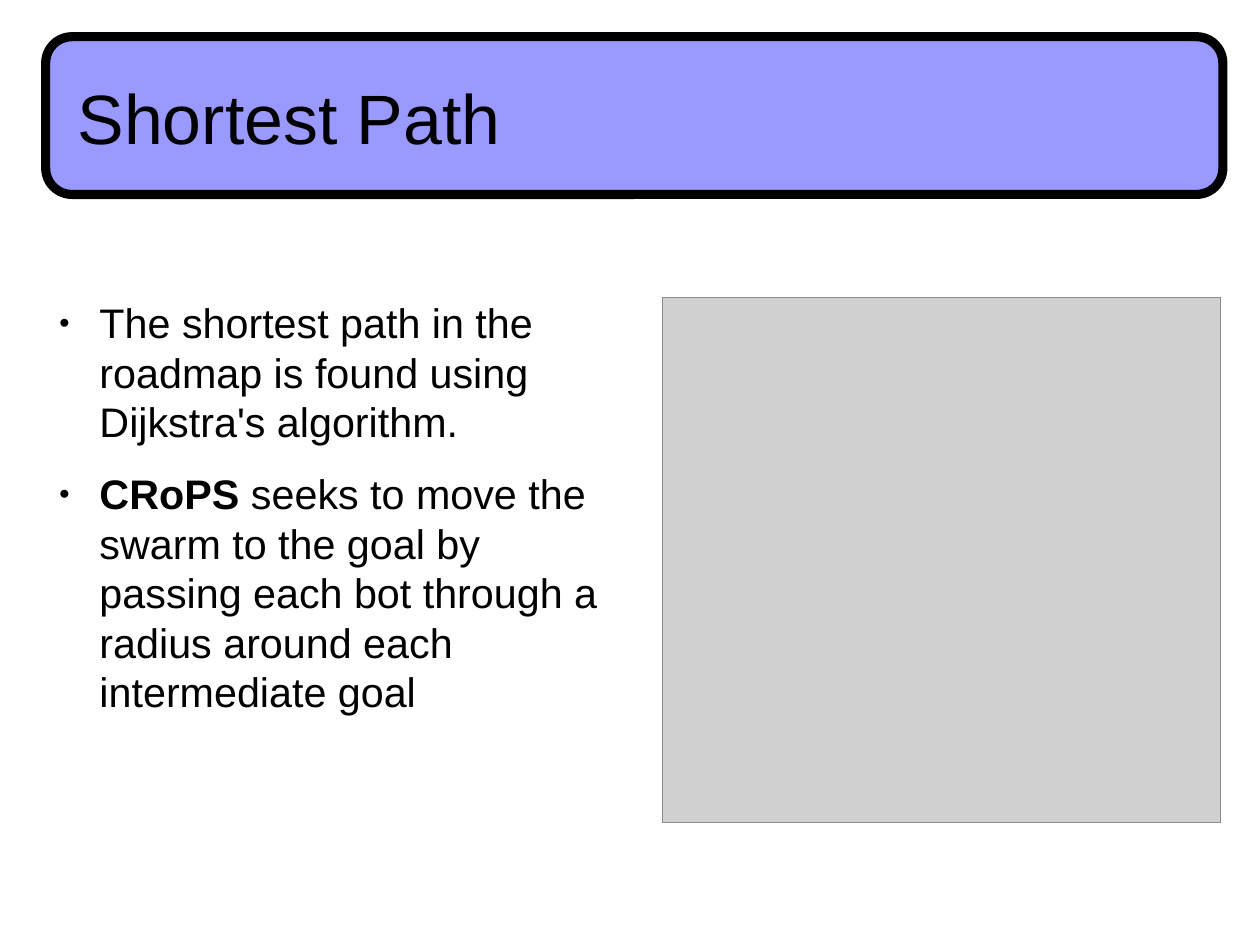
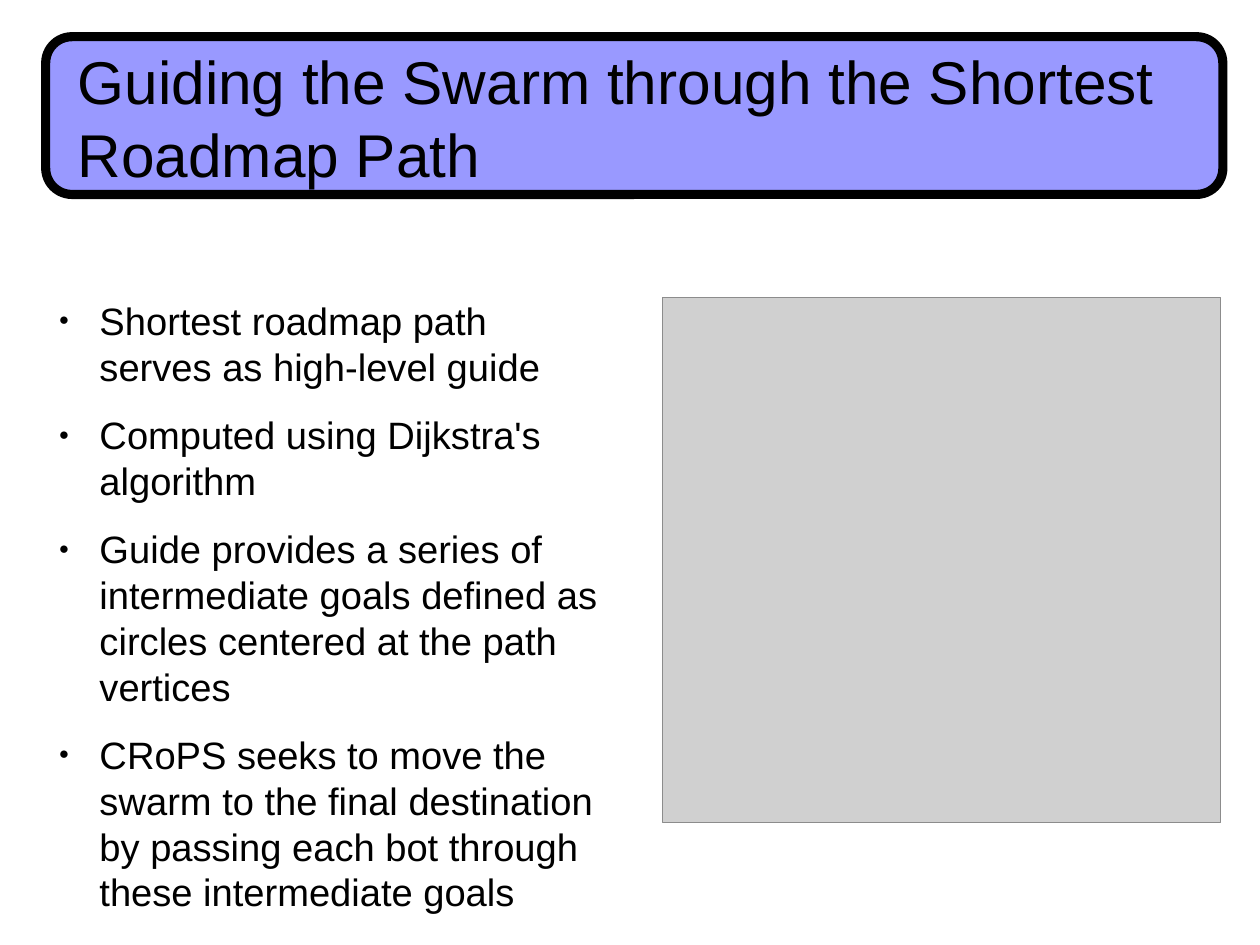
Before and after one commit to a20r/CRoPS, a slide deck: slide 12 of presentation/TalkTAROS2013.odp (slide 7 before the commit). Drawn at 1260x945 pixels with LibreOffice and Linux fonts; fonts in the diff are those of the drawing; grey boxes stand for pictures. Boxes give left, top, right and bottom in pixels: in the first picture for what was removed or moved away, otherwise in the second. Text is boxed around its words. In the diff, an @@ line names an element or a change of style, - is before the commit and + after.

```diff
--- a/presentation/TalkTAROS2013.odp
+++ b/presentation/TalkTAROS2013.odp
@@ title at (78,60,1154,187): text changed; size 44 to 38 pt @@
-Shortest Path
+Guiding the Swarm through the Shortest Roadmap Path
@@ text at (99,307,597,914): text changed; size 26 to 24.1 pt @@
-● The shortest path in the roadmap is found using Dijkstra's algorithm.
-● CRoPS seeks to move the swarm to the goal by passing each bot through a radius around each intermediate goal
+● Shortest roadmap path serves as high-level guide
+● Computed using Dijkstra's algorithm
+● Guide provides a series of intermediate goals defined as circles centered at the path vertices
+● CRoPS seeks to move the swarm to the final destination by passing each bot through these intermediate goals
```
Also in this commit, not shown: 6 other slides changed, 6 slides added, 1 slide removed, 4 other files.
